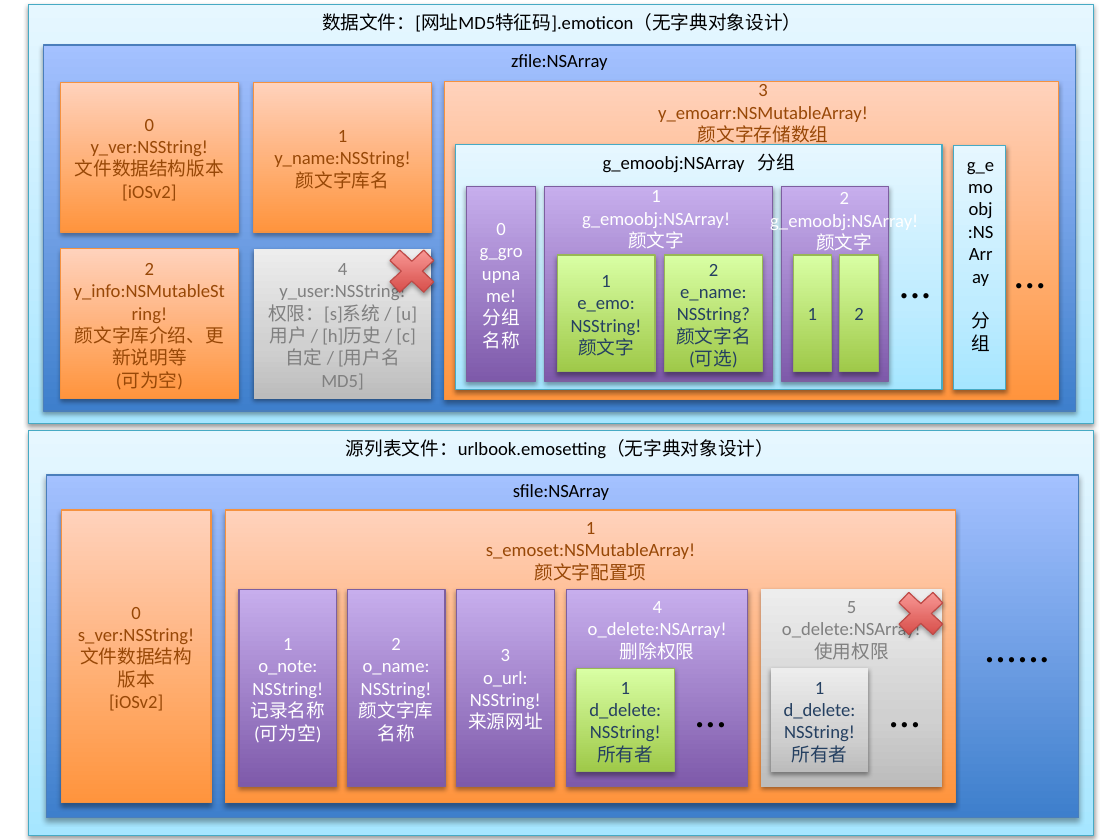
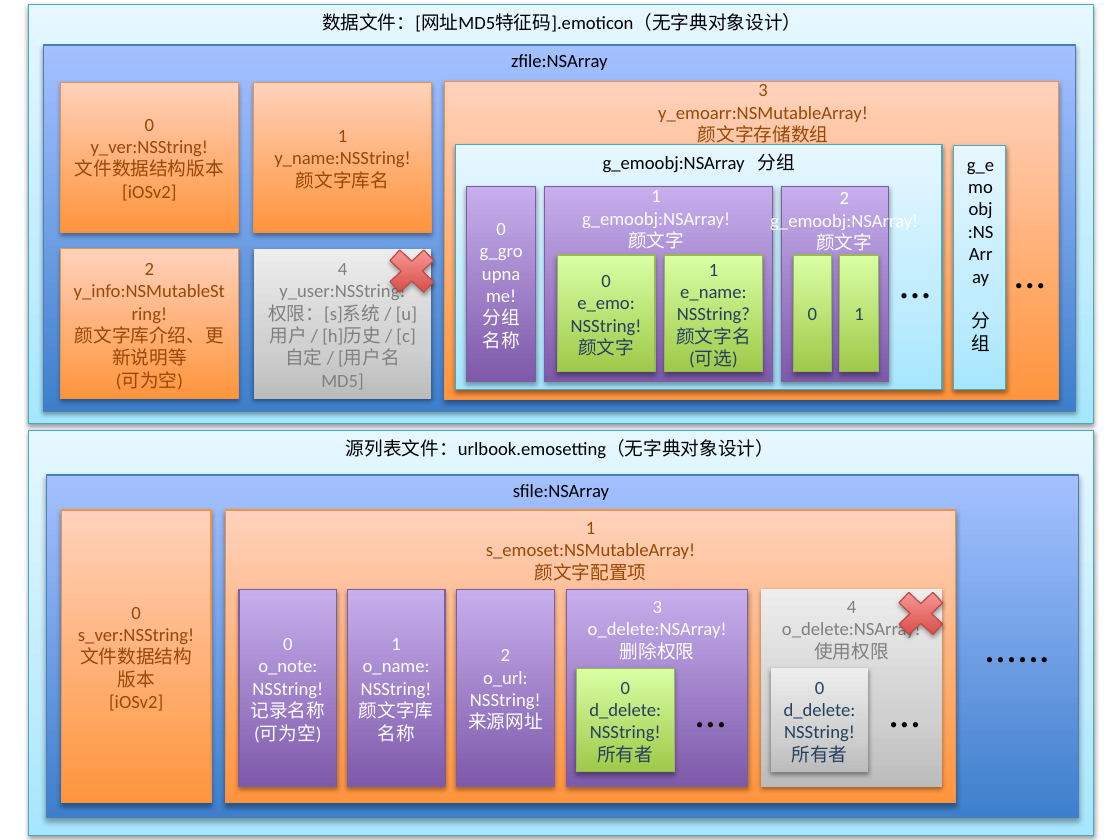
Before and after one commit to cloud-emoticon/cloudemoticon-ios, a slide deck: slide 1 of 设计/云颜文字iOS2数据结构设计.pptx. Drawn at 1120x840 pixels with LibreOffice and Linux fonts; fonts in the diff are those of the drawing. Boxes give left, top, right and bottom in pixels: in the first picture for what was removed or moved away, otherwise in the second. Text is boxed around its words. In the diff, an @@ line names an element or a change of style, - is before the commit and + after.

```diff
--- a/设计/云颜文字iOS2数据结构设计.pptx
+++ b/设计/云颜文字iOS2数据结构设计.pptx
@@ text in rectangle at (x1=709, y1=264, x2=718, y2=276): text changed @@
-2
+1
@@ rectangle added at (x1=794, y1=255, x2=832, y2=372), fill gradient #A0CA4A to #DAFFA5, outline #98B955 0.75 pt, 12 pt, text #254061 @@
+0
@@ rectangle "1" moved from (x1=794, y1=255, x2=832, y2=372) to (x1=840, y1=255, x2=879, y2=372) @@
@@ rectangle removed at (x1=840, y1=255, x2=879, y2=372) @@
-2
@@ text in rectangle at (x1=601, y1=275, x2=610, y2=287): text changed @@
-1
+0
@@ text at (x1=653, y1=601, x2=662, y2=613): text changed @@
-4
+3
@@ text at (x1=847, y1=601, x2=856, y2=613): text changed @@
-5
+4
@@ text in rectangle at (x1=283, y1=638, x2=292, y2=650): text changed @@
-1
+0
@@ text in rectangle at (x1=391, y1=638, x2=400, y2=650): text changed @@
-2
+1
@@ text in rectangle at (x1=501, y1=649, x2=510, y2=661): text changed @@
-3
+2
@@ text in rectangle at (x1=621, y1=682, x2=630, y2=694): text changed @@
-1
+0
@@ text in rectangle at (x1=815, y1=682, x2=824, y2=694): text changed @@
-1
+0
```
Also in this commit, not shown: 1 slide added, 2 other files.
